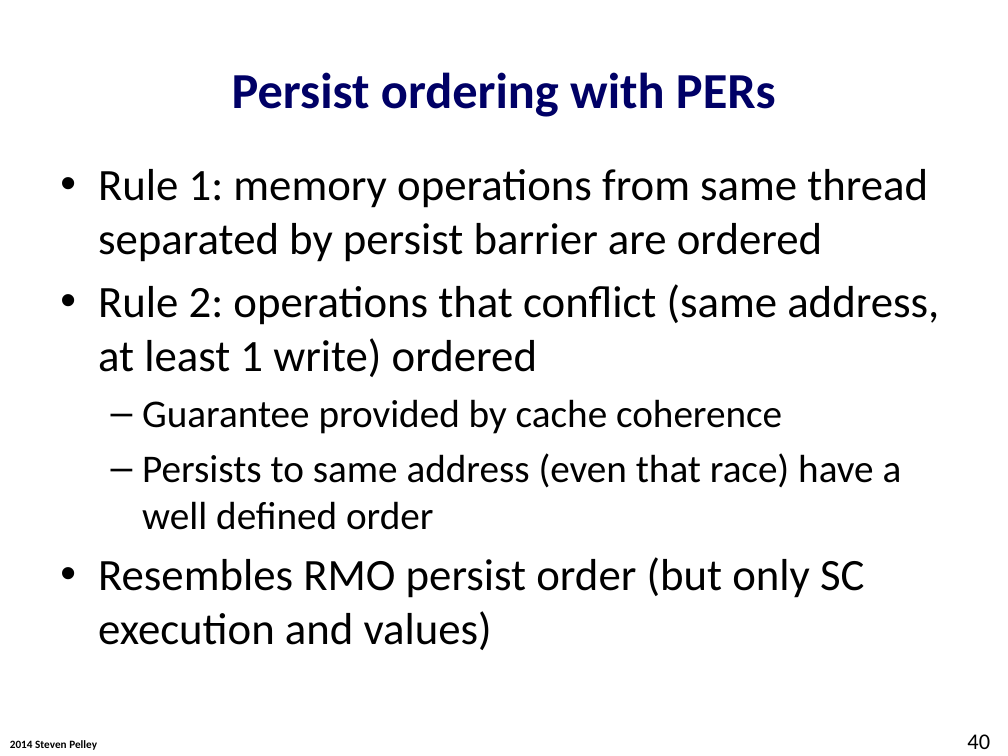
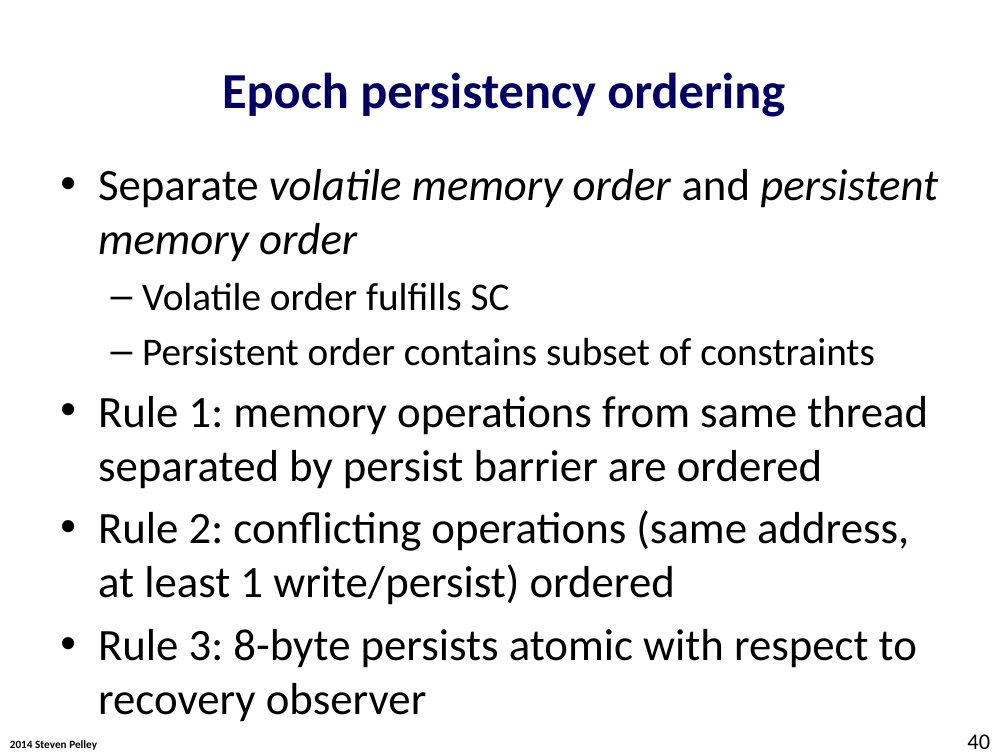
Before and after one commit to Abulila/dissertation, a slide deck: slide 40 of proposal/defense.pptx. Drawn at 1008x756 pixels with LibreOffice and Linux fonts; fonts in the diff are those of the drawing; background and template pictures are left out. Boxes give left, top, right and bottom in pixels: in the first picture for what was removed or moved away, otherwise in the second. Text is boxed around its words. In the diff, an @@ line names an element or a change of style, - is before the commit and + after.

```diff
--- a/proposal/defense.pptx
+++ b/proposal/defense.pptx
@@ title at bbox=[222, 72, 785, 117]: text changed @@
-Persist ordering with PERs
+Epoch persistency ordering
@@ text at bbox=[98, 169, 938, 366]: paragraphs added @@
+• Separate volatile memory order and persistent memory order
+  – Volatile order fulfills SC
+  – Persistent order contains subset of constraints
@@ text at bbox=[98, 510, 917, 668]: text changed @@
-• Rule 2: operations that conflict (same address, at least 1 write) ordered
-  – Guarantee provided by cache coherence
-  – Persists to same address (even that race) have a well defined order
-• Resembles RMO persist order (but only SC execution and values)
+• Rule 2: conflicting operations (same address, at least 1 write/persist) ordered
+• Rule 3: 8-byte persists atomic with respect to recovery observer
```
Also in this commit, not shown: 5 other slides changed, 1 slide added, 1 slide removed.
